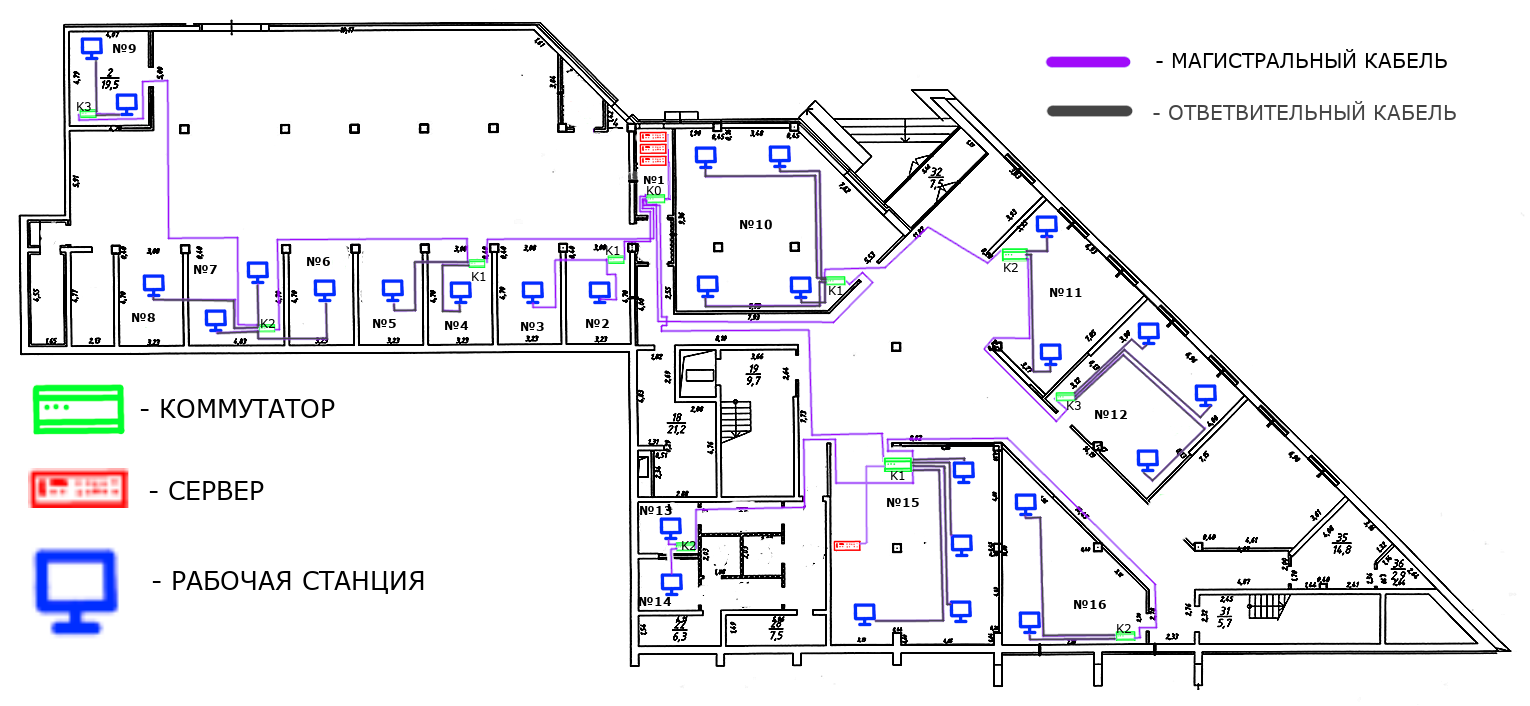
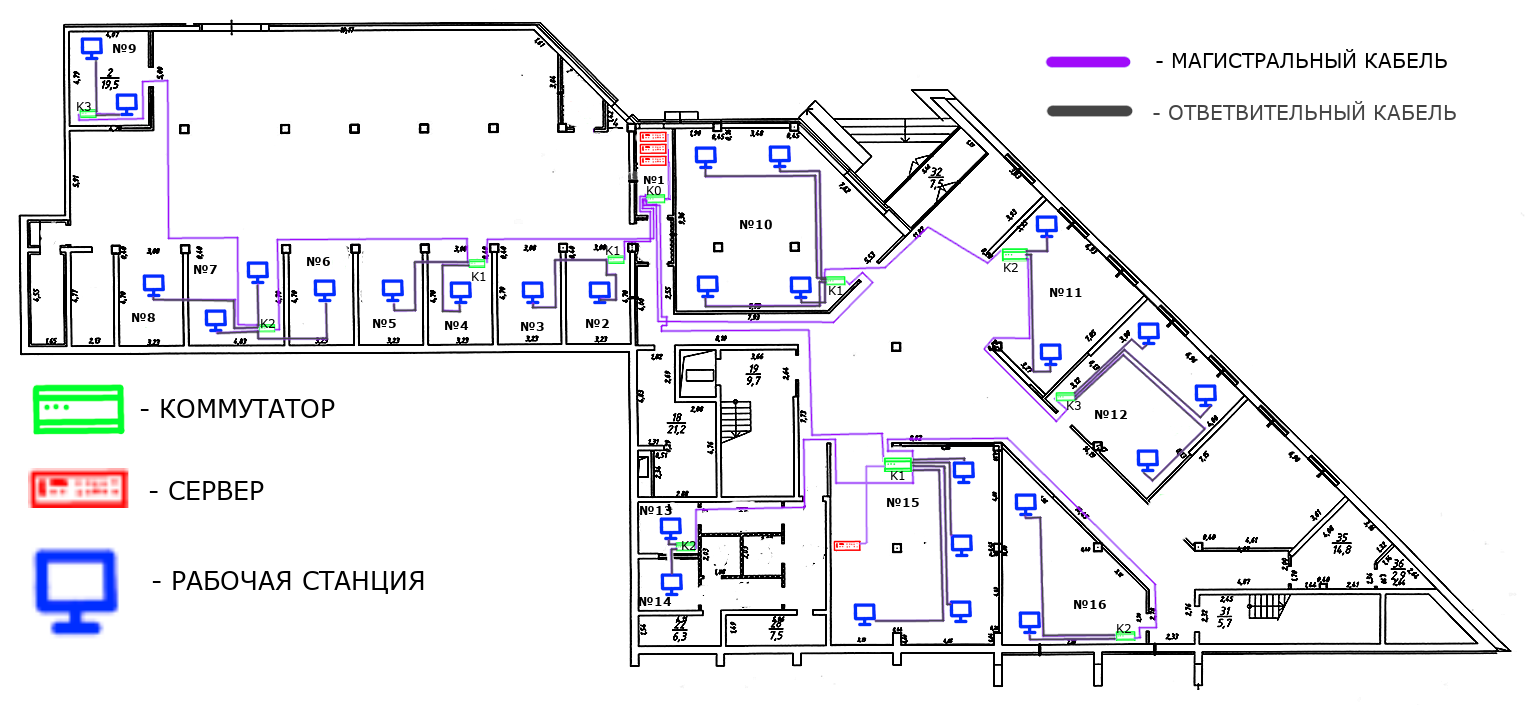
Two versions of the same layered image (1530 × 706). Layer-by-layer changes:
painted on "план_5.png" over [531, 258, 678, 575]
